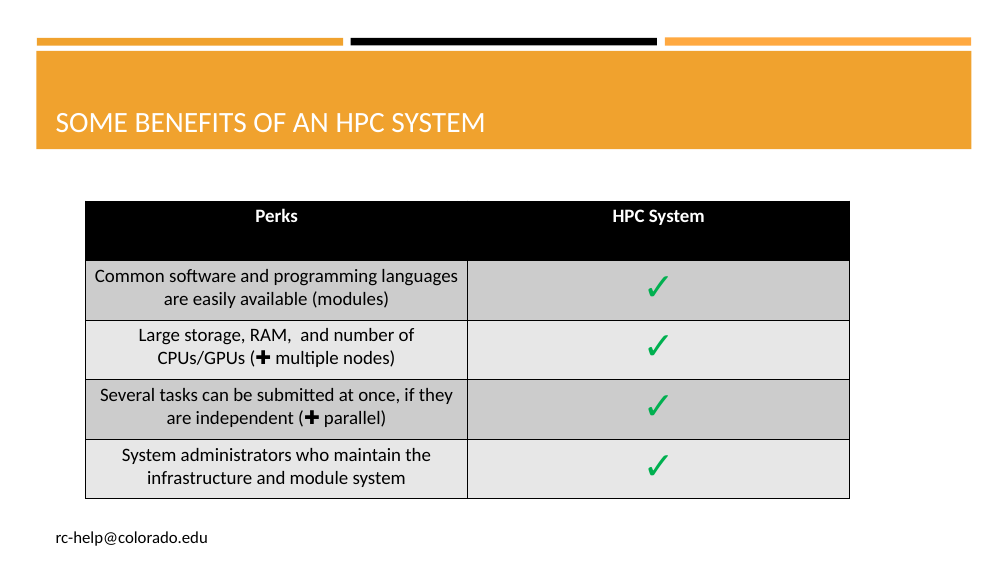
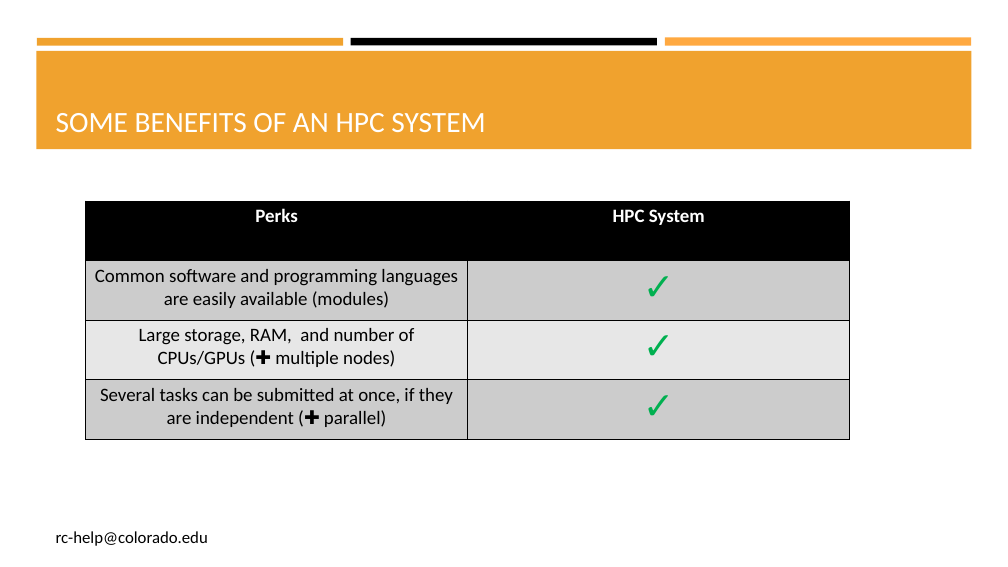
Before and after one commit to b-reyes/Presentations, a slide deck: slide 4 of CU_presentation/CU_boulder_presentation.pptx. Drawn at 1008x567 pixels with LibreOffice and Linux fonts; fonts in the diff are those of the drawing. Boxes give left, top, right and bottom in pixels: in the first picture for what was removed or moved away, otherwise in the second. Text is boxed around its words. In the diff, an @@ line names an element or a change of style, - is before the commit and + after.

```diff
--- a/CU_presentation/CU_boulder_presentation.pptx
+++ b/CU_presentation/CU_boulder_presentation.pptx
@@ table at (85,201,849,439) @@
-row 5: System administrators who maintain the infrastructure and module system | ✓
```
Also in this commit, not shown: 3 other slides changed, 4 slides added.
